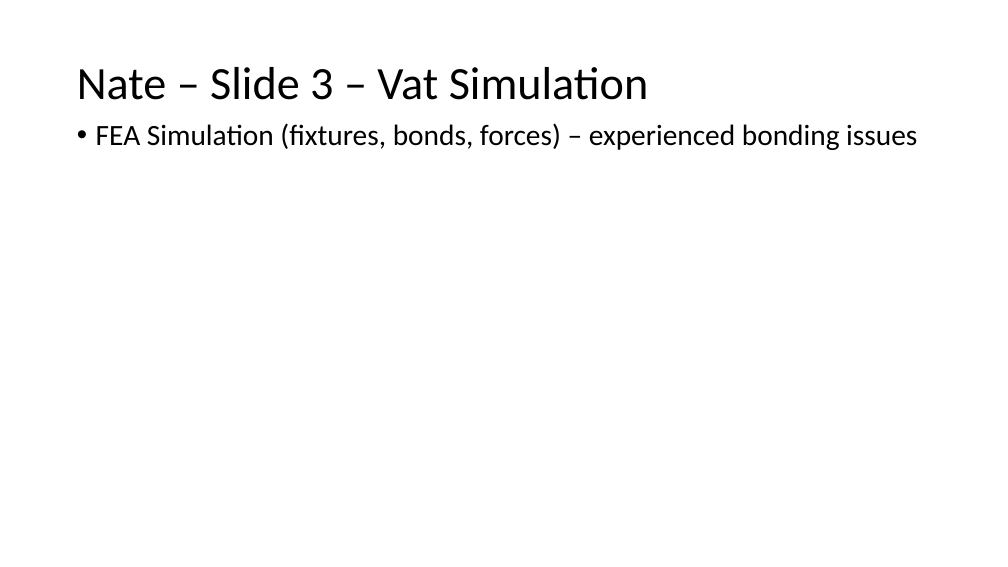
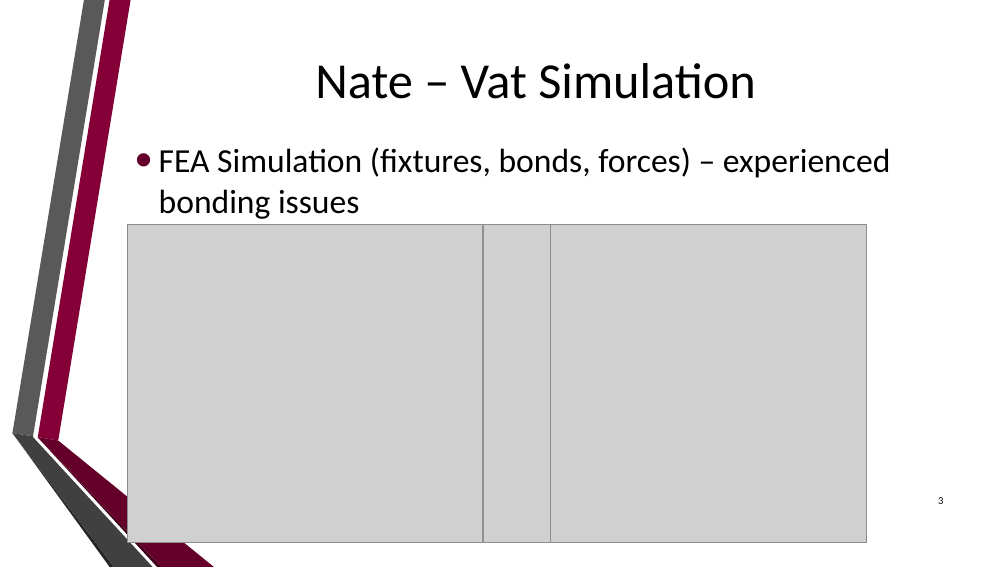
Before and after one commit to dan-olsen/SeniorDesign, a slide deck: slide 3 of Presentations/DesignPres/Nates slides.pptx (slide 4 before the commit). Drawn at 1008x567 pixels with LibreOffice and Linux fonts; fonts in the diff are those of the drawing; grey boxes stand for pictures; background and template pictures are left out. Boxes give left, top, right and bottom in pixels: in the first picture for what was removed or moved away, otherwise in the second. Text is boxed around its words. In the diff, an @@ line names an element or a change of style, - is before the commit and + after.

Commit message:
Move nate's slides

```diff
--- a/Presentations/DesignPres/Nates slides.pptx
+++ b/Presentations/DesignPres/Nates slides.pptx
@@ title at [315, 63, 756, 99]: text changed; size 44 to 48 pt @@
-Nate – Slide 3 – Vat Simulation
+Nate – Vat Simulation
@@ text "FEA Simulation (fixtures, bonds, forces) ...": place and size @@
-text "FEA Simulation (fixtures, bonds, forces) ..." at [96, 123, 917, 150]
+text "FEA Simulation (fixtures, bonds, forces) ..." at [159, 147, 890, 219]
@@ text "FEA Simulation (fixtures, bonds, forces) ..." at [159, 147, 890, 219]: size 28 to 32 pt; indent changed; line spacing 0.9 to 1; more space between paragraphs; vertical alignment top to middle @@
@@ picture added at [128, 225, 483, 543] @@
@@ picture added at [483, 225, 551, 543] @@
@@ picture added at [551, 225, 867, 543] @@
@@ group added at [12, 0, 214, 567]: 6 freeform shapes @@
@@ page number added at [938, 497, 943, 504], 10 pt, text #000000 @@
+3
```
Also in this commit, not shown: 1 other slide changed, 1 slide added, 2 slides removed, 1 other file.
